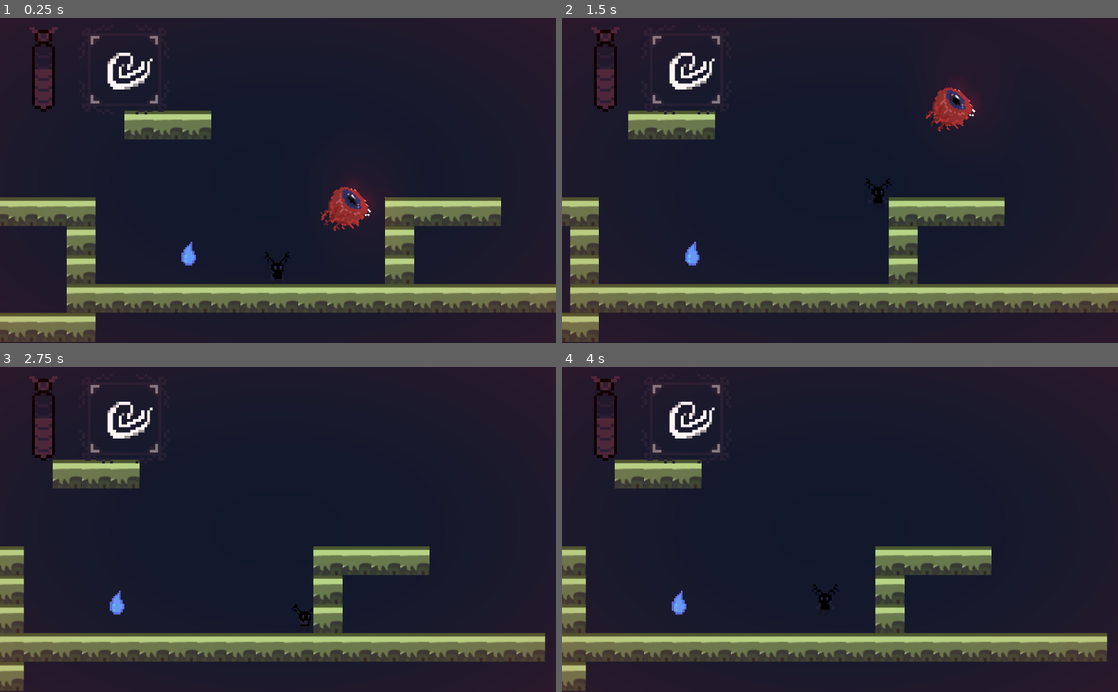
Above: before the commit, frames 1-4 (two rows, left to right).
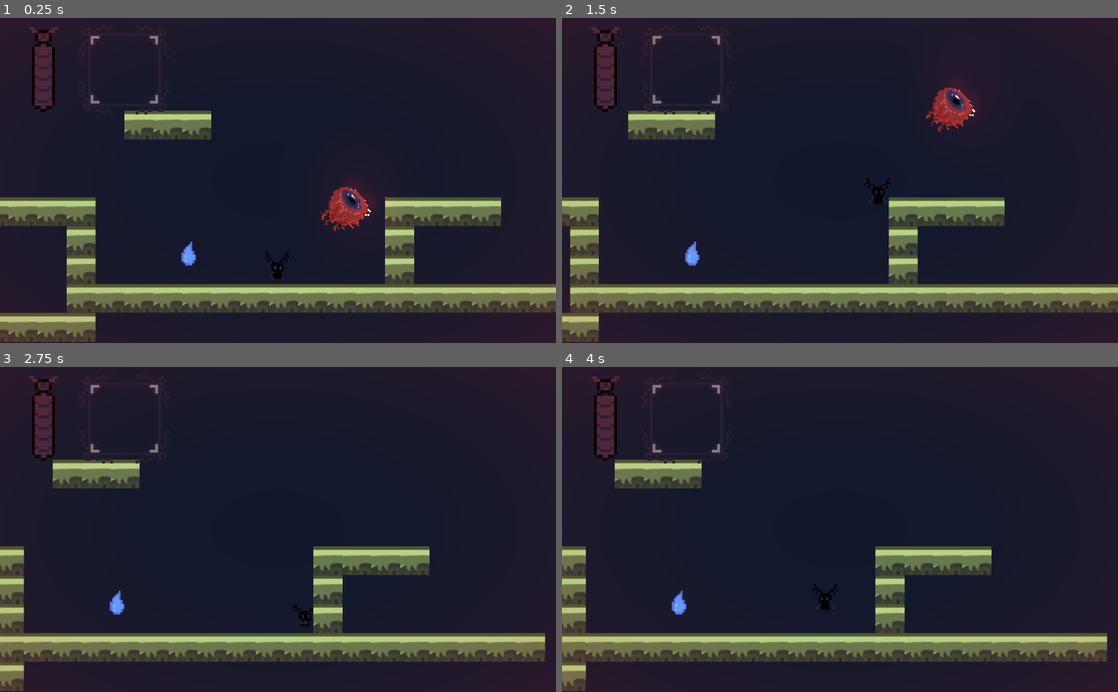
Above: after the commit, the same moments.

Repository: RPI-GameJamTeam/GodotProject
Game: Godot game, scene res://Scenes/MainScene.tscn
Same seed, same stepped clock (60 frames per second), same inputs: the game is played once before the commit and once after it.
Inputs:
- Up to frame 1 (0.25 s): no input
- Up to frame 2 (1.5 s): hold D (right) 0.53-1.28 s; tap Shift (dash) at 0.6, 1.35 s; tap Space (jump) at 0.77 s; hold S (down) from 1.28 s (still down)
- Up to frame 3 (2.75 s): tap Space (jump) at 1.52 s; release S (down) at 2.03 s; hold D (right) from 2.03 s (still down); tap Shift (dash) at 2.1 s
- Up to frame 4 (4 s): release D (right) at 2.78 s; hold W (up) 2.78-3.53 s; tap Shift (dash) at 2.85, 3.6 s; tap Space (jump) at 3.02, 3.77 s; hold A (left) from 3.53 s (still down)

The runs differ from the first frame. In frame 1, 0.6% of the frame differs, in the area x 6-28%, y 7-23%; in frame 2, 0.6%; in frame 3, 0.6%; in frame 4, 0.6%.

Commit message:
Health decay and death

Diff:
--- a/Game Jam/Scenes/Player.tscn
+++ b/Game Jam/Scenes/Player.tscn
@@ -85,8 +85,7 @@
 texture = ExtResource( 4 )
 
 [node name="AnimatedSprite" parent="." instance=ExtResource( 1 )]
-animation = "death"
-frame = 7
+frame = 2
 
 [node name="StateMachine" type="Node2D" parent="."]
 script = ExtResource( 5 )
--- a/Game Jam/Scripts/HUD.gd
+++ b/Game Jam/Scripts/HUD.gd
@@ -1,7 +1,10 @@
 extends Control
 
 # this is the hud control node
-export var health_reduction : int
+export var health_reduction : int = 5
+export var maxHealth : int = 100
+var health
+
 const AVATAR_LOCATION = {'air':"res://Asset/Avatar/air_ele.png", "ground":"res://Asset/Avatar/earth_ele.png",
 						'fire':"res://Asset/Avatar/fire_ele.png", "water":"res://Asset/Avatar/water_ele.png"}
 
@@ -11,12 +14,30 @@
 signal health_run_out()
 
 func _ready():
+	health = maxHealth - 20
+	$HealthBar.set_value((0.0 +health) / maxHealth * 100)
+
+	onElementChanged(ElementState.PARTICLE)
+
 	self.show()
 	get_parent().get_parent().get_node("Shader/ColorRect").show()
 	get_parent().get_parent().get_node("Player").connect("ElementTransition",self, "onElementChanged")
 
+	healthDecay()
+
+func healthDecay():
+	var t = Timer.new()
+	t.set_wait_time(3)
+	t.set_one_shot(true)
+	self.add_child(t)
+	t.start()
+	yield(t, "timeout")
+	t.queue_free()
+	decreaseHP(health_reduction)
+	print(health)
+	healthDecay()
+
 func onElementChanged(value):
-
 	match value:
 		ElementState.PARTICLE:
 			$frame/avatar.set_texture(null)
@@ -28,3 +49,10 @@
 			$frame/avatar.set_texture(load(AVATAR_LOCATION['ground']))
 		ElementState.WATER:
 			$frame/avatar.set_texture(load(AVATAR_LOCATION['water']))
+
+func decreaseHP(amount):
+	health = max(health - amount, 0.0)
+	$HealthBar.set_value(health / maxHealth * 100)
+
+	if health == 0:
+		get_parent().get_parent().get_node("Player").die()
--- a/Game Jam/UI/HUD.tscn
+++ b/Game Jam/UI/HUD.tscn
@@ -6,7 +6,9 @@
 [ext_resource path="res://Asset/frame.png" type="Texture" id=4]
 [ext_resource path="res://Asset/Avatar/air_ele.png" type="Texture" id=5]
 
-[node name="HUD" type="Control"]
+[node name="HUD" type="Control" groups=[
+"HUD",
+]]
 anchor_right = 1.0
 anchor_bottom = 1.0
 margin_left = -2.80618
Not shown, changed: Game Jam/Asset/Character-Sheet.png.import
Not shown, added: Game Jam/Sound effect/Ambient Background/Dark Ambient BG Sounds.mp3.import
Not shown, added: Game Jam/Sound effect/Elements/Earth/ROCKS AND STONES IMPACT - (Sound Effect) 🔊🔊.mp3.import
Not shown, added: Game Jam/Sound effect/Elements/Fire/Burning Fire Sound Effect Free Download [ No Copyright ].mp3.import
Not shown, added: Game Jam/Sound effect/Elements/Fire/Fire effect 20s.mp3.import
Not shown, added: Game Jam/Sound effect/Elements/Water/transform/Transform and submerge 6s.mp3.import
Not shown, added: Game Jam/Sound effect/Elements/Water/transform/Underwater Sound Effects Library.mp3.import
Not shown, added: Game Jam/Sound effect/Elements/Water/transform/Water submerge 51s.mp3.import
Not shown, added: Game Jam/Sound effect/Elements/Wind/Wind - SOUND EFFECTS - Gentle Soft Breeze Wind Sound FX.mp3.import
Not shown, added: Game Jam/Sound effect/Elements/Wind/Wind Effect 20s.mp3.import
Not shown, added: Game Jam/Sound effect/Menu Music (Rethink)/Menu Music.mp3.import
Not shown, added: Game Jam/Sound effect/Walking SFX/Walking on metal.mp3.import
(and 1 more such lines)
